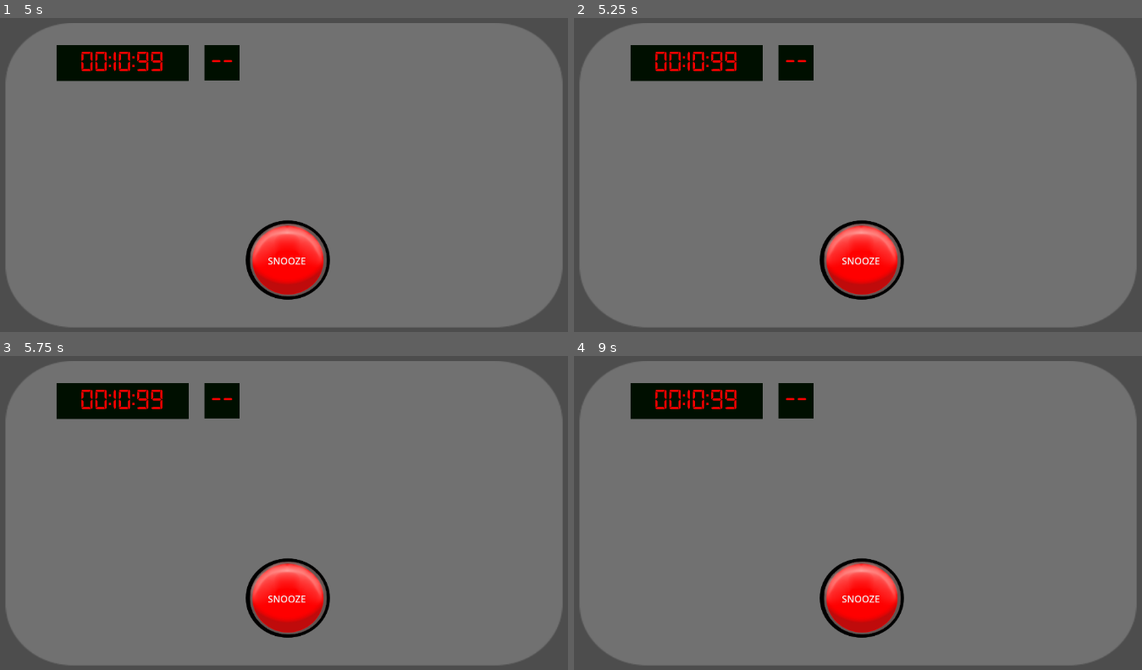
Above: before the commit, frames 1-4 (two rows, left to right).
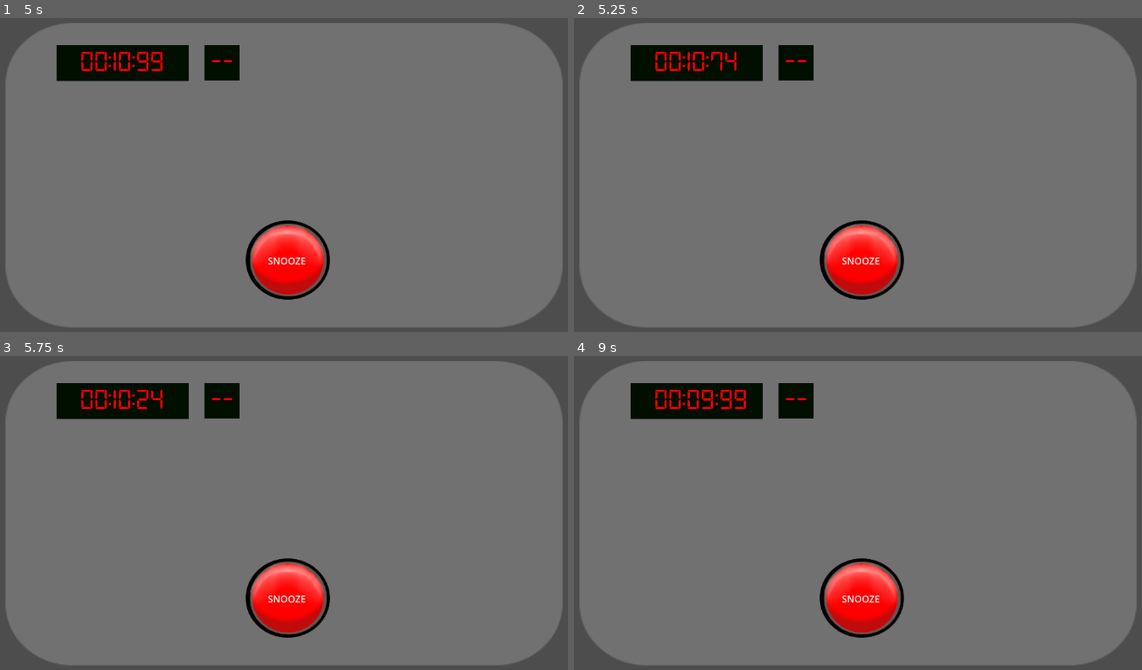
Above: after the commit, the same moments.

Repository: sneedragon/jam-game
Game: Godot game, scene res://main.tscn
Two runs of this game, one before a commit and one after it. Both use one fixed random seed, a clock stepped at 60 frames per second and the inputs below.
Inputs:
- Up to frame 1 (5 s): click "SNOOZE" at 0.5 s; click "SNOOZE" at 1.25 s; click "SNOOZE" at 2 s; tap Enter at 2.75, 4.25 s; tap Space at 3.5 s
- Up to frame 2 (5.25 s): no input
- Up to frame 3 (5.75 s): no input
- Up to frame 4 (9 s): tap Space at 5.75, 7.25 s; tap Enter at 6.5 s

Frame 1 is identical in both runs. In frame 2, less than 0.1% of the frame differs, in the area x 24-29%, y 10-17%; in frame 3, less than 0.1%; in frame 4, 0.4%, in the area x 19-31%, y 10-17%.

Commit message:
Finished Mini Selector, Started Mathgame

Diff:
--- a/main.gd
+++ b/main.gd
@@ -4,7 +4,7 @@
 var countdown_time : float = 10.0  # Countdown time in seconds
 var time_remaining : float = countdown_time
 var minigame_time : float = 5
-var minigame_type : int
+
 
 func _ready():
 	$Time_Display/Time_Label.text = (format_time(time_remaining))
@@ -14,13 +14,14 @@
 		time_remaining -= delta
 		minigame_time -= delta
 		if minigame_time < 0 and minigame_on == false:
+			minigame_on = true
 			_minigame()
 
 		elif minigame_on == false:
 			$Time_Display/Time_Label.text = (format_time(time_remaining))
 
 		elif minigame_on == true:
-			minigame_on = 600
+			minigame_time = 5
 
 	else:
 		$Time_Display/Time_Label.text = ("00:00:00")  # Timer finished
@@ -36,7 +37,34 @@
 func _on_button_pressed() -> void:
 	time_remaining += 1
 
+##Minigame Engine
+######################################
+var minigame_type = null
+var minigame = [Callable(self, "_no_game"),Callable(self, "_math_game")]
+
 func _minigame():
-	minigame_on = true
-	minigame_type = randi_range(0,1)
-	#insert minigameloader here
+	if minigame_type == null:
+		minigame_type = randi_range(0,1)
+		print(minigame_type)
+		minigame[minigame_type].call()
+
+func _mini_reset():
+	minigame_time = 5
+	minigame_on = false
+	minigame_type = null
+
+func _no_game():
+	print("no game!")
+	_mini_reset()
+
+##Math game
+######
+var math_result
+var math_guess
+
+func _math_game():
+	print("math game!")
+	var math_number1 = randi_range(-99, 99)
+	var math_number2 = randi_range(-99, 99)
+
+	_mini_reset()
